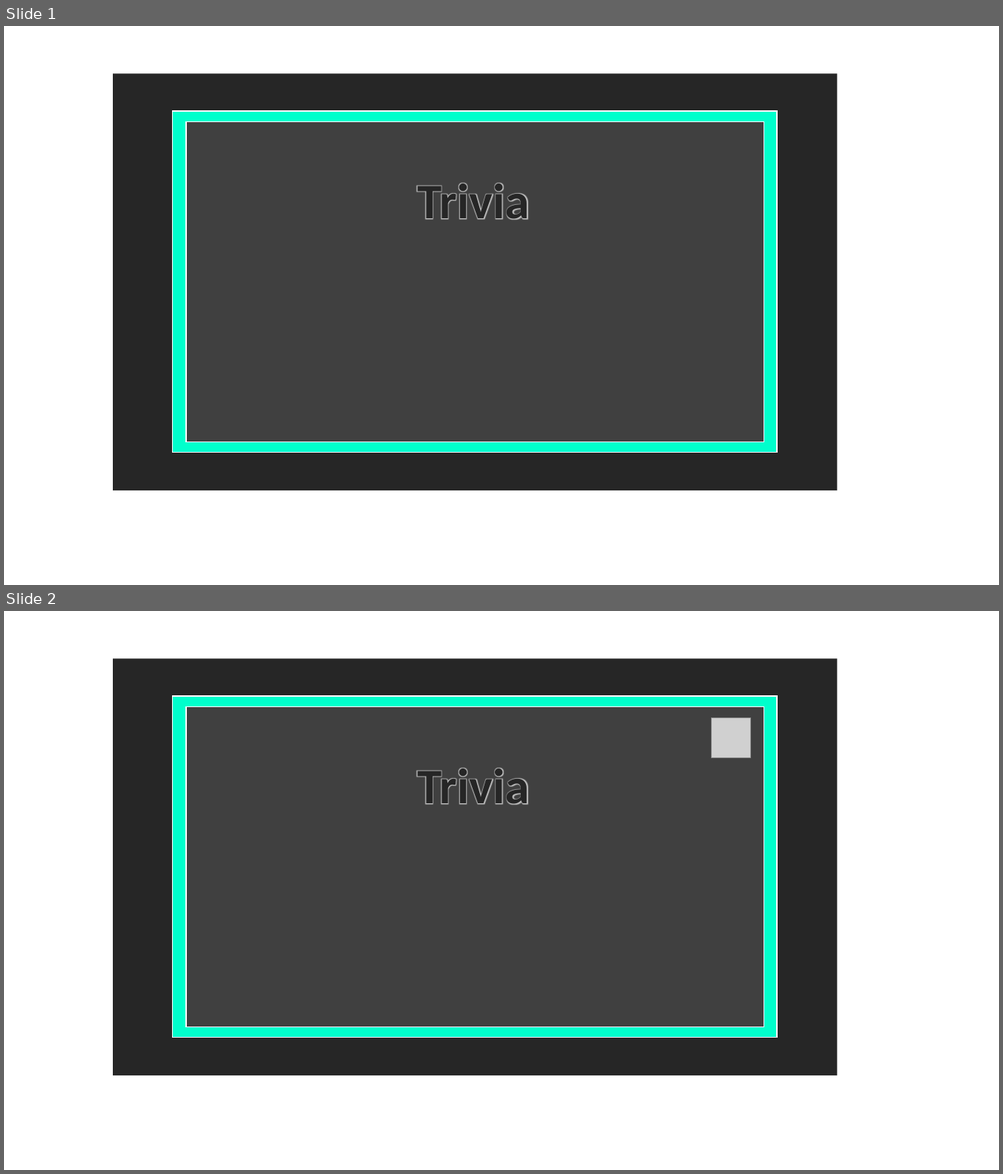
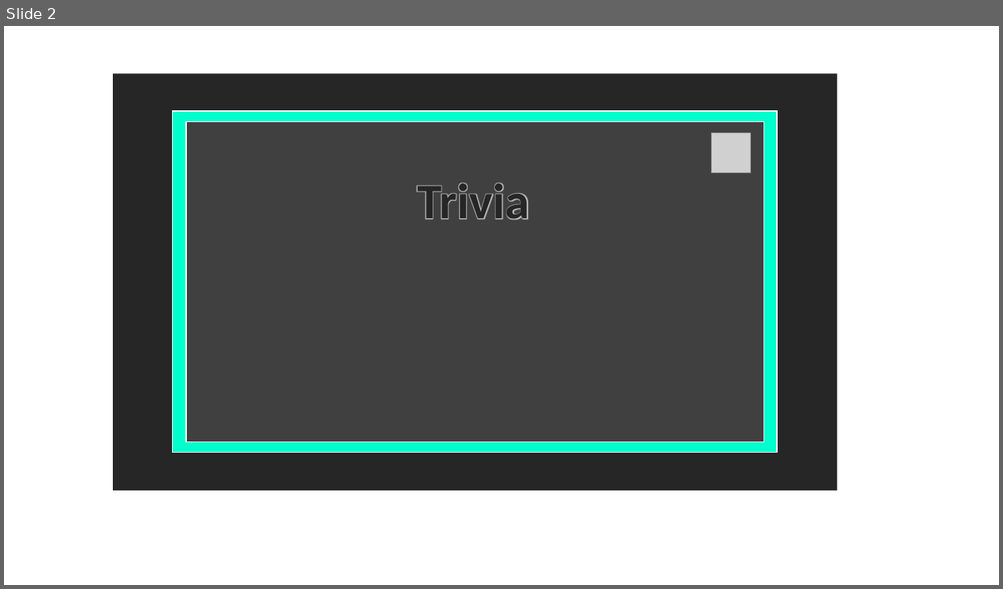
Before and after one commit to Bangi10/Trivia---Advanced-Programming, a slide deck: Trivia Client/Trivia Client/designer.pptx. Shown one above the other, each under a label of ours: slides 1 and 2 before the commit, slide 2 after it. The pictures are 1003x1174 and 1003x589 pixels, drawn with LibreOffice and Linux fonts; fonts in the diff are those of the drawing; grey boxes stand for pictures; background and template pictures are left out. Boxes give left, top, right and bottom in pixels: in the first picture for what was removed or moved away, otherwise in the second. Text is boxed around its words. In the diff, an @@ line names an element or a change of style, - is before the commit and + after.

```diff
--- a/Trivia Client/Trivia Client/designer.pptx
+++ b/Trivia Client/Trivia Client/designer.pptx
@@ slide 1 removed at [4, 26, 999, 585], background #FFFFFF @@
@@ rectangle removed at [113, 74, 836, 491] @@
@@ rectangle removed at [173, 111, 777, 453] @@
@@ rectangle removed at [186, 122, 764, 443] @@
@@ text removed at [417, 183, 529, 220] @@
-Trivia
```
Also in this commit, not shown: 1 slide added, 11 other files.
